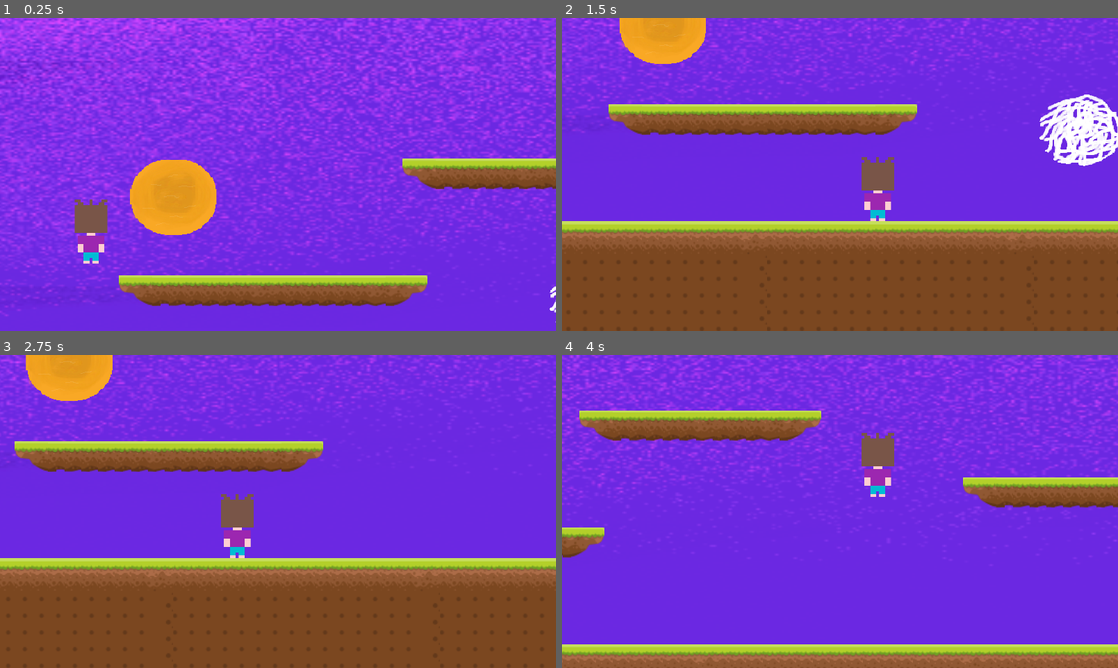
Above: before the commit, frames 1-4 (two rows, left to right).
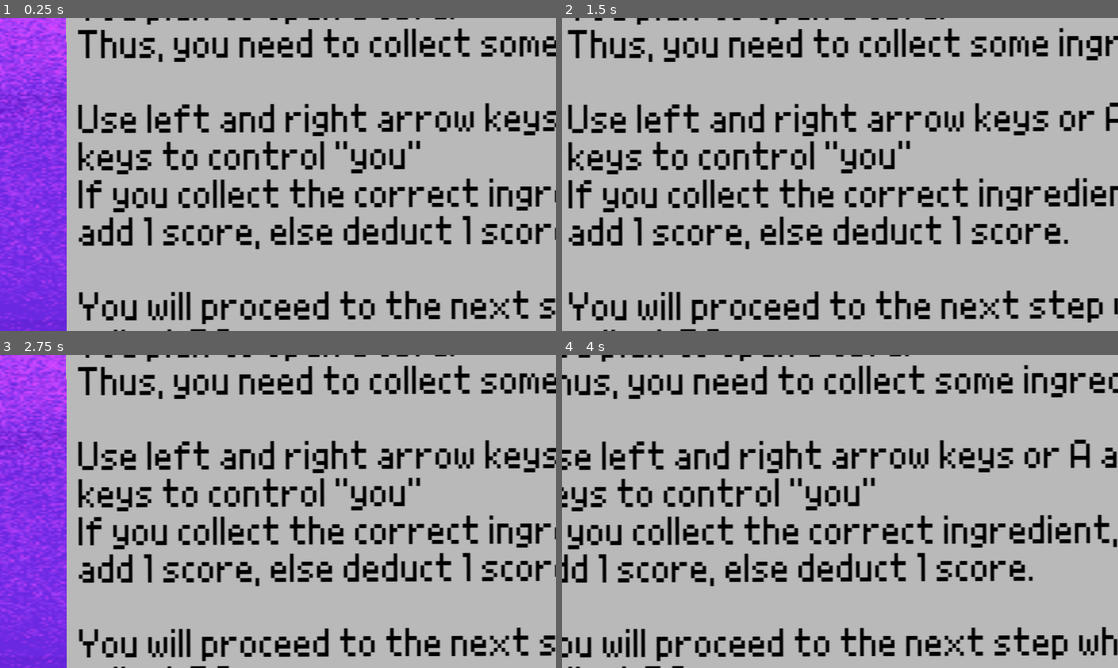
Above: after the commit, the same moments.

Repository: dreamtraveller1314/Authentic_Laksa_Cafe
Game: Godot game, scene res://scene/platformer/platformer.tscn
Same seed, same stepped clock (60 frames per second), same inputs: the game is played once before the commit and once after it. This scene is started directly instead of the project's main scene.
Inputs:
- Up to frame 1 (0.25 s): no input
- Up to frame 2 (1.5 s): hold Right (ui_right) from 0.53 s (still down); tap Space (jump) at 0.77 s
- Up to frame 3 (2.75 s): tap Space (jump) at 1.52 s; release Right (ui_right) at 2.03 s; hold Left (ui_left) from 2.03 s (still down)
- Up to frame 4 (4 s): release Left (ui_left) at 2.78 s; hold Right (ui_right) from 2.78 s (still down); tap Space (jump) at 3.02, 3.77 s

The runs differ from the first frame. In frame 1, 91% of the frame differs, in the area x 0-100%, y 0-100%; in frame 2, 100%; in frame 3, 97%; in frame 4, 100%.

Commit message:
overall completed

Diff:
--- a/scene/cafe/cafe.tscn
+++ b/scene/cafe/cafe.tscn
@@ -15,7 +15,7 @@
 [ext_resource type="AudioStream" uid="uid://cpdwr73uxstuf" path="res://assets/music/earn money.wav" id="13"]
 [ext_resource type="PackedScene" uid="uid://bckajc62xv77v" path="res://scene/congratulation/congratulation.tscn" id="14"]
 [ext_resource type="FontFile" uid="uid://cgb7u3n20pjqj" path="res://assets/font/PressStart2P-Regular.ttf" id="15"]
-[ext_resource type="Texture2D" uid="uid://duhuqdpkodpeo" path="res://assets/picture/rule 3.png" id="16"]
+[ext_resource type="Texture2D" uid="uid://duhuqdpkodpeo" path="res://assets/picture/rule 4.png" id="16"]
 
 [sub_resource type="FontFile" id="1"]
 fallbacks = Array[Font]([ExtResource("15")])
--- a/scene/collect/RUNWAY.tscn
+++ b/scene/collect/RUNWAY.tscn
@@ -1,13 +1,13 @@
 [gd_scene load_steps=16 format=3 uid="uid://p8ucwj5rl7co"]
 
 [ext_resource type="Texture2D" uid="uid://us7dbxu1lss8" path="res://assets/picture/runway.png" id="1"]
-[ext_resource type="Script" uid="uid://cfnqkvgppdy2y" path="res://scene/cafe/Control.gd" id="2"]
-[ext_resource type="Texture2D" uid="uid://d0ecddu6c8jfr" path="res://assets/picture/rule 1.png" id="3"]
+[ext_resource type="Script" uid="uid://cfnqkvgppdy2y" path="res://scene/collect/Control.gd" id="2"]
+[ext_resource type="Texture2D" uid="uid://d0ecddu6c8jfr" path="res://assets/picture/rule 2.png" id="3"]
 [ext_resource type="PackedScene" uid="uid://w7ungghmc1rg" path="res://scene/collect/player.tscn" id="5"]
 [ext_resource type="PackedScene" uid="uid://bbkqc0ihu2a3i" path="res://scene/collect/food.tscn" id="6"]
 [ext_resource type="PackedScene" uid="uid://cy2j6dwb5om0h" path="res://scene/collect/enemy.tscn" id="7"]
 [ext_resource type="Script" uid="uid://davppsniur7qt" path="res://scene/collect/Menu.gd" id="8"]
-[ext_resource type="Texture2D" uid="uid://drcsfix00pte3" path="res://assets/picture/rule 2.png" id="8_d5qd5"]
+[ext_resource type="Texture2D" uid="uid://drcsfix00pte3" path="res://assets/picture/rule 3.png" id="8_d5qd5"]
 [ext_resource type="AudioStream" uid="uid://dtf563x33p0u8" path="res://assets/music/earn point.wav" id="9"]
 [ext_resource type="AudioStream" uid="uid://q8gi4f3xbfl5" path="res://assets/music/lose point.mp3" id="10"]
 [ext_resource type="Script" uid="uid://b465ilxiluiit" path="res://scene/collect/enemy2.gd" id="11"]
--- a/scene/collect/food.gd
+++ b/scene/collect/food.gd
@@ -21,7 +21,7 @@
 func reset():
 	visible=true
 	position.y = -800
-	position.x = 500
+	position.x = randf_range(-110,-250)
 	costume = randf_range(1,7)
 	y = randf_range(5,9)
 	if costume <2:
@@ -45,4 +45,5 @@
 func _on_food_body_entered(body):
 	visible = false
 	reset()
+	body.add_score()
 	pass # Replace with function body.
--- a/scene/platformer/collect_food.gd
+++ b/scene/platformer/collect_food.gd
@@ -8,7 +8,6 @@
 	position.x = 100
 	position.y = -100
 	$collect_food.animation = "1"
-	print("position: ", position)
 	body_entered.connect(_on_Coin_body_entered)
 	pass
 
@@ -16,5 +15,7 @@
 func _on_Coin_body_entered(body):
 	if body.name == "player2":
 		visible = false
+		position.x = -100
+		position.y = -100
 		get_parent()._addscore()
 	pass
--- a/scene/platformer/collect_food.tscn
+++ b/scene/platformer/collect_food.tscn
@@ -76,7 +76,7 @@
 position = Vector2(-155.224, 625.166)
 scale = Vector2(0.0789516, 0.0700248)
 sprite_frames = SubResource("SpriteFrames_ny3nv")
-animation = &"4"
+animation = &"2"
 offset = Vector2(2810.66, 2181.96)
 
 [node name="CollisionShape2D" type="CollisionShape2D" parent="."]
--- a/scene/platformer/collect_food2.gd
+++ b/scene/platformer/collect_food2.gd
@@ -8,7 +8,6 @@
 	position.x = 550
 	position.y = -450
 	$collect_food.animation = "2"
-	print("position: ", position)
 	body_entered.connect(_on_Coin_body_entered)
 	pass
 
@@ -16,5 +15,7 @@
 func _on_Coin_body_entered(body):
 	if body.name == "player2":
 		visible = false
+		position.x = -100
+		position.y = 100
 		get_parent()._addscore()
 	pass
--- a/scene/platformer/collect_food3.gd
+++ b/scene/platformer/collect_food3.gd
@@ -8,7 +8,6 @@
 	position.x = 2300
 	position.y = -6
 	$collect_food.animation = "3"
-	print("position: ", position)
 	body_entered.connect(_on_Coin_body_entered)
 	pass
 
@@ -16,5 +15,7 @@
 func _on_Coin_body_entered(body):
 	if body.name == "player2":
 		visible = false
+		position.x = -100
+		position.y = 100
 		get_parent()._addscore()
 	pass
--- a/scene/platformer/collect_food4.gd
+++ b/scene/platformer/collect_food4.gd
@@ -8,7 +8,6 @@
 	position.x = 1900
 	position.y = -100
 	$collect_food.animation = "4"
-	print("position: ", position)
 	body_entered.connect(_on_Coin_body_entered)
 	pass
 
@@ -16,5 +15,7 @@
 func _on_Coin_body_entered(body):
 	if body.name == "player2":
 		visible = false
+		position.x = -100
+		position.y = 100
 		get_parent()._addscore()
 	pass
--- a/scene/platformer/collect_food5.gd
+++ b/scene/platformer/collect_food5.gd
@@ -6,9 +6,8 @@
 func _ready():
 	visible = true
 	position.x = 300
-	position.y = -800
+	position.y = -100
 	$collect_food.animation = "5"
-	print("position: ", position)
 	body_entered.connect(_on_Coin_body_entered)
 	pass
 
@@ -16,5 +15,7 @@
 func _on_Coin_body_entered(body):
 	if body.name == "player2":
 		visible = false
+		position.x = -100
+		position.y = 100
 		get_parent()._addscore()
 	pass
--- a/scene/platformer/collect_food6.gd
+++ b/scene/platformer/collect_food6.gd
@@ -8,7 +8,6 @@
 	position.x = 500
 	position.y = 0
 	$collect_food.animation = "6"
-	print("position: ", position)
 	body_entered.connect(_on_Coin_body_entered)
 	pass
 
@@ -16,5 +15,7 @@
 func _on_Coin_body_entered(body):
 	if body.name == "player2":
 		visible = false
+		position.x = -100
+		position.y = 100
 		get_parent()._addscore()
 	pass
--- a/scene/platformer/collect_food7.gd
+++ b/scene/platformer/collect_food7.gd
@@ -8,7 +8,6 @@
 	position.x = 1500
 	position.y = -5
 	$collect_food.animation = "7"
-	print("position: ", position)
 	body_entered.connect(_on_Coin_body_entered)
 	pass
 
@@ -16,5 +15,7 @@
 func _on_Coin_body_entered(body):
 	if body.name == "player2":
 		visible = false
+		position.x = -100
+		position.y = 100
 		get_parent()._addscore()
 	pass
--- a/scene/platformer/platformer.gd
+++ b/scene/platformer/platformer.gd
@@ -1,15 +1,37 @@
 extends Node
 var score1 = 0
+var menu = 0
+@onready var add_score_sound = $AudioStreamPlayer2D
 
 # Called when the node enters the scene tree for the first time.
 func _ready() -> void:
+	$"menu 2".visible = true
+	$"menu".visible = true
+	menu = 0
 	pass # Replace with function body.
 
 func _addscore ():
 	score1 += 1
+	$AudioStreamPlayer2D.play()
 	pass
 # Called every frame. 'delta' is the elapsed time since the previous frame.
 func _process(delta: float) -> void:
+	if menu == 0:
+		$"menu 2".visible = true
+		$"menu".visible = true
+	if menu == 1:
+		$"menu 2".visible = true
+		$"menu".visible = false
+	if menu == 2:
+		$"menu 2".visible = false
+		$"menu".visible = false
+		get_tree().paused = false
+
 	if score1 > 6:
 		get_tree().change_scene_to_file("res://scene/collect/RUNWAY.tscn")
 	pass
+
+
+func _on_button_pressed() -> void:
+	menu += 1
+	pass # Replace with function body.
--- a/scene/platformer/platformer.tscn
+++ b/scene/platformer/platformer.tscn
@@ -13,6 +13,9 @@
 [ext_resource type="Script" uid="uid://dijp4mmb8nlwa" path="res://scene/platformer/collect_food5.gd" id="11_qijtm"]
 [ext_resource type="Script" uid="uid://v3rnyc608spl" path="res://scene/platformer/collect_food6.gd" id="12_4oqdj"]
 [ext_resource type="Script" uid="uid://drfac37v6c7gb" path="res://scene/platformer/collect_food7.gd" id="13_1l4d7"]
+[ext_resource type="Texture2D" uid="uid://d0ecddu6c8jfr" path="res://assets/picture/rule 2.png" id="14_qijtm"]
+[ext_resource type="Texture2D" uid="uid://drcsfix00pte3" path="res://assets/picture/rule 3.png" id="15_4oqdj"]
+[ext_resource type="AudioStream" uid="uid://dtf563x33p0u8" path="res://assets/music/earn point.wav" id="16_4oqdj"]
 
 [sub_resource type="AtlasTexture" id="AtlasTexture_fd758"]
 atlas = ExtResource("3_g50y5")
@@ -104,9 +107,9 @@
 23:2/0 = 0
 24:2/0 = 0
 2:3/0 = 0
-2:3/0/physics_layer_0/polygon_0/points = PackedVector2Array(-20.2331, -19.7551, 19.9144, -19.7551, 19.9144, 20.0737, -20.2331, 20.0737)
+2:3/0/physics_layer_0/polygon_0/points = PackedVector2Array(-20.6838, -20.5039, 20.5039, -19.9643, 19.9643, 9.1728, -21.0435, 8.09364)
 3:3/0 = 0
-3:3/0/physics_layer_0/polygon_0/points = PackedVector2Array(-20.2331, -19.7551, 19.9144, -19.7551, 19.9144, 20.0737, -20.2331, 20.0737)
+3:3/0/physics_layer_0/polygon_0/points = PackedVector2Array(-20.6838, -20.5039, 20.5039, -19.9643, 19.9643, 9.1728, -21.0435, 8.09364)
 4:3/0 = 0
 4:3/0/physics_layer_0/polygon_0/points = PackedVector2Array(-20.2331, -19.7551, 19.9144, -19.7551, 19.9144, 20.0737, -20.2331, 20.0737)
 9:3/0 = 0
@@ -548,7 +551,7 @@
 1:2/0 = 0
 1:2/0/physics_layer_0/polygon_0/points = PackedVector2Array(-20.2331, -19.7551, 19.9144, -19.7551, 19.9144, 20.0737, -20.2331, 20.0737)
 1:3/0 = 0
-1:3/0/physics_layer_0/polygon_0/points = PackedVector2Array(-20.2331, -19.7551, 19.9144, -19.7551, 19.9144, 20.0737, -20.2331, 20.0737)
+1:3/0/physics_layer_0/polygon_0/points = PackedVector2Array(-20.6838, -20.5039, 20.5039, -19.9643, 19.9643, 9.1728, -21.0435, 8.09364)
 0:3/0 = 0
 0:3/0/physics_layer_0/polygon_0/points = PackedVector2Array(-20.2331, -19.7551, 19.9144, -19.7551, 19.9144, 20.0737, -20.2331, 20.0737)
 0:2/0 = 0
@@ -612,3 +615,28 @@
 
 [node name="collect_food7" parent="." instance=ExtResource("6_g3ft3")]
 script = ExtResource("13_1l4d7")
+
+[node name="menu 2" type="Sprite2D" parent="."]
+position = Vector2(419, 626)
+scale = Vector2(0.579184, 0.4358)
+texture = ExtResource("15_4oqdj")
+
+[node name="menu" type="Sprite2D" parent="."]
+position = Vector2(417.824, 627.812)
+rotation = -0.00394738
+scale = Vector2(0.615554, 0.460128)
+texture = ExtResource("14_qijtm")
+
+[node name="Button" type="Button" parent="."]
+process_mode = 3
+offset_left = -401.0
+offset_top = -595.0
+offset_right = 3231.0
+offset_bottom = 1674.0
+flat = true
+
+[node name="AudioStreamPlayer2D" type="AudioStreamPlayer2D" parent="."]
+stream = ExtResource("16_4oqdj")
+max_distance = 4096.0
+
+[connection signal="pressed" from="Button" to="." method="_on_button_pressed"]
--- a/scene/platformer/player_2.gd
+++ b/scene/platformer/player_2.gd
@@ -5,7 +5,7 @@
 
 
 func _physics_process(delta: float) -> void:
-	if not is_on_floor():
+	if not is_on_floor() and get_parent().menu > 1:
 		velocity += get_gravity() * delta
 
 	if Input.is_action_just_pressed("jump") and is_on_floor():
Binary file changed: assets/picture/icon.png
Not shown, changed: assets/picture/icon.png.import
Binary file removed: assets/picture/rule 1.png
Binary file changed: assets/picture/rule 2.png
Not shown, changed: assets/picture/rule 2.png.import
Binary file changed: assets/picture/rule 3.png
Not shown, changed: assets/picture/rule 3.png.import
Binary file added: assets/picture/rule 4.png
Not shown, changed: assets/picture/rule 4.png.import
Renamed: scene/cafe/Control.gd -> scene/collect/Control.gd
Renamed: scene/cafe/Control.gd.uid -> scene/collect/Control.gd.uid
Not shown: 1 places in scene/platformer/platformer.tscn that only renumber resources
